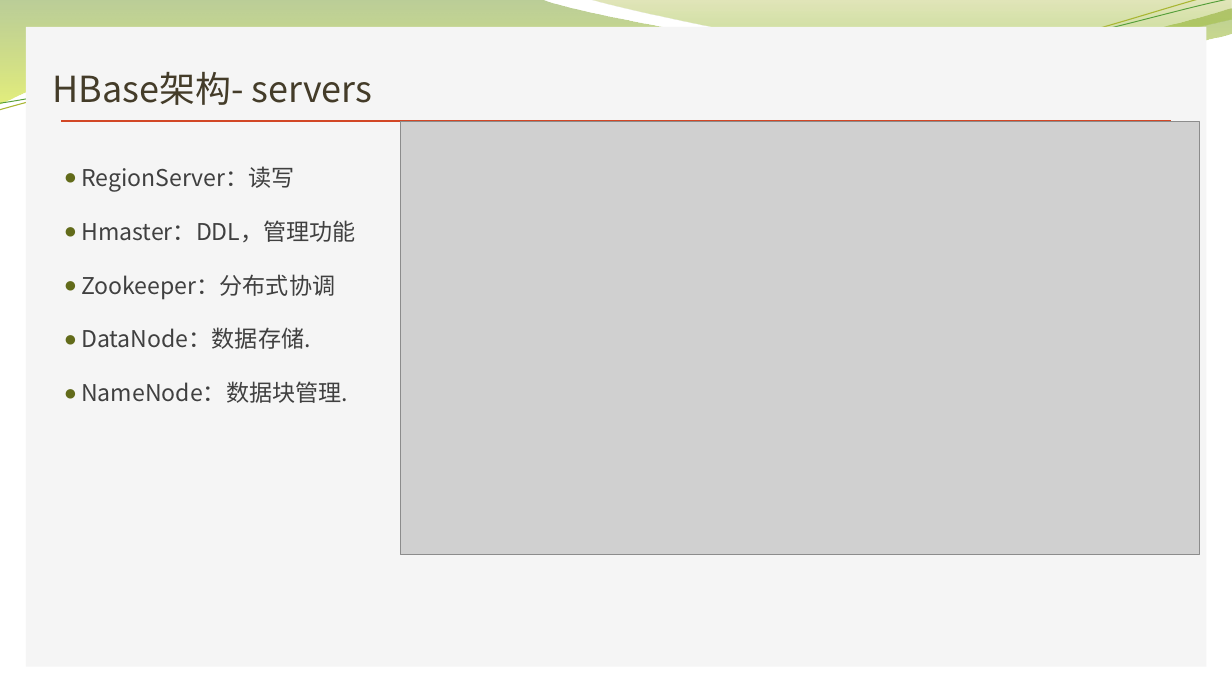
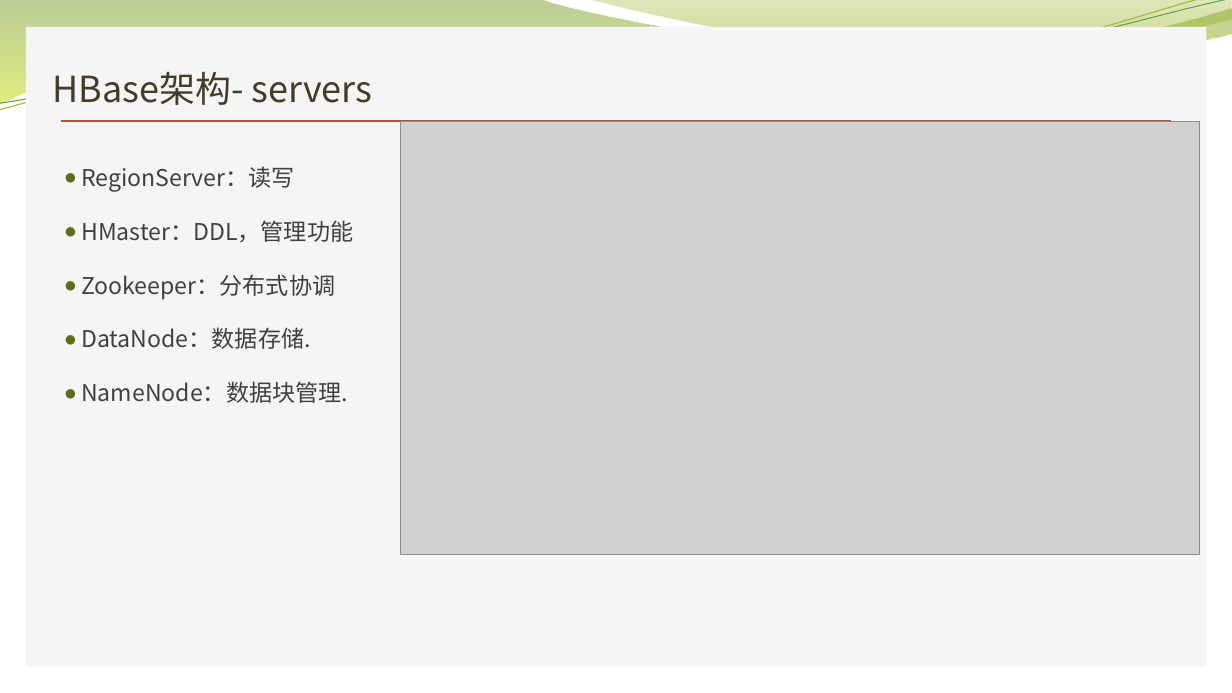
Before and after one commit to Zhangwusheng/Zhangwusheng.github.io, a slide deck: slide 10 of _posts/HBASE基本原理介绍副本2.pptx. Drawn at 1232x693 pixels with LibreOffice and Linux fonts; fonts in the diff are those of the drawing; grey boxes stand for pictures; background and template pictures are left out. Boxes give left, top, right and bottom in pixels: in the first picture for what was removed or moved away, otherwise in the second. Text is boxed around its words. In the diff, an @@ line names an element or a change of style, - is before the commit and + after.

```diff
--- a/_posts/HBASE基本原理介绍副本2.pptx
+++ b/_posts/HBASE基本原理介绍副本2.pptx
@@ text at [81,220,353,242]: text changed @@
-● Hmaster：DDL，管理功能
+● HMaster：DDL，管理功能
```
Also in this commit, not shown: 5 other slides changed, 6 slides added, 2 slides removed, 1 other file.
